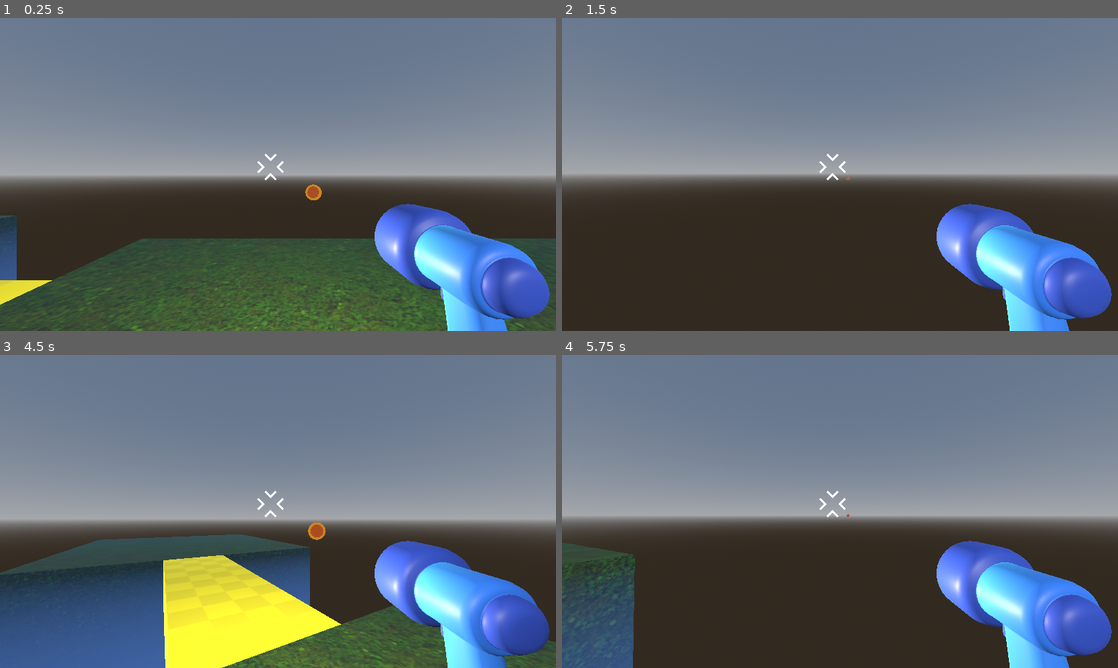
Above: before the commit, frames 1-4 (two rows, left to right).
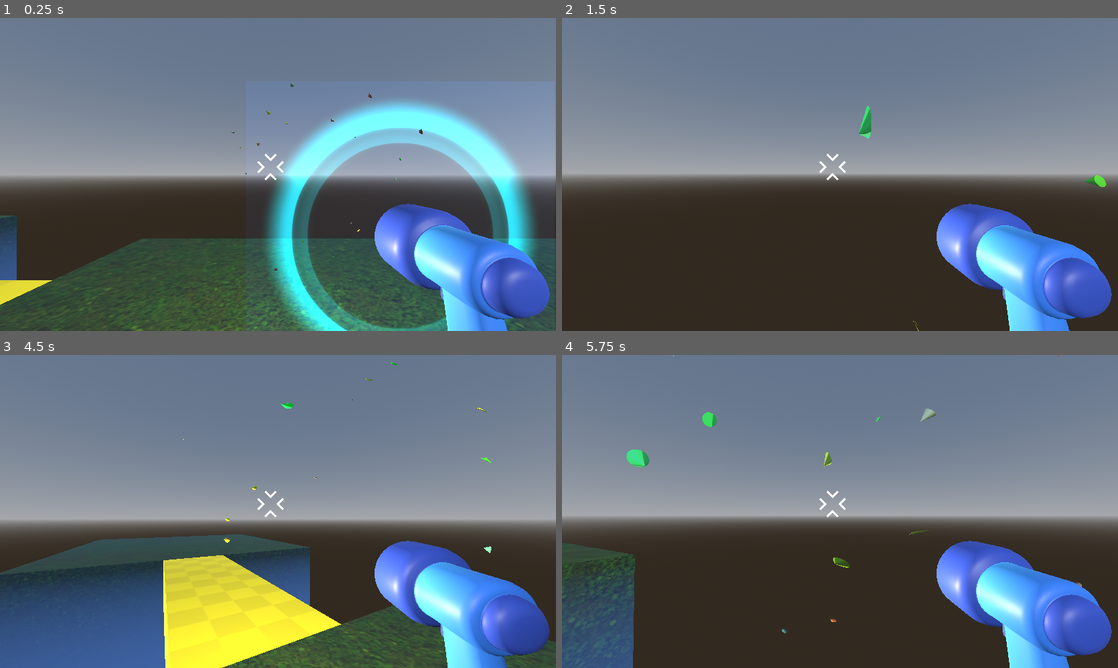
Above: after the commit, the same moments.

Repository: davidsullivanbfhs/FPS2026
Game: Godot game, scene res://Scenes/world.tscn
The game is run twice, just before and just after one commit, with the same random seed, the same clock (stepped at 60 frames per second) and the same inputs.
Inputs (mouse positions are in pixels of both pictures, inside the frame that each line leads up to):
- Up to frame 1 (0.25 s): no input
- Up to frame 2 (1.5 s): tap Enter (ui_accept) at 0.5 s; move the mouse to (867, 174) at 0.52 s; press the mouse at (867, 174) at 0.53 s; hold W (move_forward) from 0.53 s (still down); tap Space (jump) at 0.77, 0.8, 1.07, 1.35 s; move the mouse to (812, 174) at 1.27 s; release the mouse at (812, 174) at 1.28 s
- Up to frame 3 (4.5 s): keep holding W (move_forward); tap Space (jump) at 1.52, 1.82, 2.3, 3.02, 3.32, 3.6, 3.77, 4.07 s; click (250, 511) at 1.55 s; move the mouse to (289, 505) at 2.02 s; press the mouse at (289, 505) at 2.03 s; move the mouse to (272, 517) at 2.77 s; release the mouse at (272, 517) at 2.78 s; click (272, 517) at 2.85 s; tap Enter (ui_accept) at 3.5 s; move the mouse to (316, 514) at 3.52 s; tap R (restart) at 4.25 s; move the mouse to (233, 508) at 4.27 s; click (233, 508) at 4.35 s
- Up to frame 4 (5.75 s): keep holding W (move_forward); tap Space (jump) at 4.52, 4.82, 5.3 s; move the mouse to (845, 511) at 5.02 s; press the mouse at (845, 511) at 5.03 s

The runs differ from the first frame. In frame 1, 13% of the frame differs, in the area x 41-98%, y 20-100%; in frame 2, 0.2%; in frame 3, 0.2%; in frame 4, 0.5%.

Commit message:
particles

Diff:
--- a/Scenes/player.tscn
+++ b/Scenes/player.tscn
@@ -1,11 +1,114 @@
-[gd_scene load_steps=6 format=3 uid="uid://b1awsk6vk15sx"]
+[gd_scene load_steps=27 format=3 uid="uid://b1awsk6vk15sx"]
 
 [ext_resource type="Script" path="res://Scripts/player.gd" id="1_o8as2"]
 [ext_resource type="PackedScene" uid="uid://05lkv55tfgjw" path="res://Assets/Models/gun_model.glb" id="2_sm74q"]
-[ext_resource type="PackedScene" uid="uid://rqf2cn7yxexa" path="res://Scenes/projectile.tscn" id="3_7iljp"]
+[ext_resource type="PackedScene" uid="uid://rqf2cn7yxexa" path="res://Scenes/projectile.tscn" id="3_rm5jg"]
 [ext_resource type="Texture2D" uid="uid://brqc5p3w3e8aa" path="res://Assets/Textures/reticle.png" id="3_u7538"]
+[ext_resource type="Texture2D" uid="uid://cqh3fxr5p55pe" path="res://Assets/Textures/circle_03.png" id="4_c86at"]
 
 [sub_resource type="CapsuleShape3D" id="CapsuleShape3D_da63s"]
+
+[sub_resource type="ParticleProcessMaterial" id="ParticleProcessMaterial_4l2s1"]
+direction = Vector3(0, 0, 1)
+initial_velocity_min = 1.0
+initial_velocity_max = 2.0
+gravity = Vector3(0, 0, 0)
+scale_min = 0.1
+scale_max = 0.2
+turbulence_enabled = true
+
+[sub_resource type="SphereMesh" id="SphereMesh_fiehl"]
+
+[sub_resource type="StandardMaterial3D" id="StandardMaterial3D_mw17d"]
+transparency = 1
+vertex_color_use_as_albedo = true
+
+[sub_resource type="Curve" id="Curve_crpg4"]
+_data = [Vector2(0.00991735, 0.0177604), 0.0, 9.63931, 0, 0, Vector2(0.208264, 1), 0.0, 0.0, 0, 0, Vector2(1, 0), 0.0, 0.0, 0, 0]
+point_count = 3
+
+[sub_resource type="CurveTexture" id="CurveTexture_kipic"]
+curve = SubResource("Curve_crpg4")
+
+[sub_resource type="Gradient" id="Gradient_y3oqt"]
+offsets = PackedFloat32Array(0, 0.995272)
+colors = PackedColorArray(1, 0.810167, 0.33, 1, 1, 0, 0, 1)
+
+[sub_resource type="GradientTexture1D" id="GradientTexture1D_12gpl"]
+gradient = SubResource("Gradient_y3oqt")
+
+[sub_resource type="Curve" id="Curve_cscmf"]
+max_value = 10.0
+_data = [Vector2(0, 0), 0.0, 0.0, 0, 0, Vector2(1, 10), 0.0, 0.0, 0, 0]
+point_count = 2
+
+[sub_resource type="CurveTexture" id="CurveTexture_ds6yr"]
+curve = SubResource("Curve_cscmf")
+
+[sub_resource type="ParticleProcessMaterial" id="ParticleProcessMaterial_h8nsy"]
+emission_shape_offset = Vector3(0, 0.185, 0)
+emission_shape_scale = Vector3(10, 10, 10)
+angle_min = -71.7
+angle_max = 84.3
+direction = Vector3(0, 0, 1)
+initial_velocity_min = 10.0
+initial_velocity_max = 20.0
+gravity = Vector3(0, 0, 0)
+scale_min = 0.01
+scale_max = 0.1
+scale_curve = SubResource("CurveTexture_ds6yr")
+color_ramp = SubResource("GradientTexture1D_12gpl")
+alpha_curve = SubResource("CurveTexture_kipic")
+hue_variation_min = -1.0
+hue_variation_max = 1.0
+
+[sub_resource type="CylinderMesh" id="CylinderMesh_a0x5b"]
+top_radius = 0.0
+bottom_radius = 0.2
+height = 1.0
+
+[sub_resource type="StandardMaterial3D" id="StandardMaterial3D_cxbge"]
+transparency = 1
+blend_mode = 1
+shading_mode = 0
+vertex_color_use_as_albedo = true
+albedo_texture = ExtResource("4_c86at")
+albedo_texture_force_srgb = true
+billboard_keep_scale = true
+
+[sub_resource type="Curve" id="Curve_xcktk"]
+_data = [Vector2(0, 0.00602043), 0.0, 11.8378, 0, 0, Vector2(0.133884, 1), 0.0, 0.0, 0, 0, Vector2(0.424793, 1), 0.0, 0.0, 0, 0, Vector2(1, 0), 0.0, 0.0, 0, 0]
+point_count = 4
+
+[sub_resource type="CurveTexture" id="CurveTexture_wis66"]
+curve = SubResource("Curve_xcktk")
+
+[sub_resource type="Gradient" id="Gradient_26k4u"]
+colors = PackedColorArray(0, 1, 0.916667, 1, 0, 0.116667, 1, 1)
+
+[sub_resource type="GradientTexture1D" id="GradientTexture1D_b4e10"]
+gradient = SubResource("Gradient_26k4u")
+
+[sub_resource type="Curve" id="Curve_6qrye"]
+max_value = 10.0
+_data = [Vector2(0, 0), 0.0, 0.196118, 0, 0, Vector2(0.221488, 1.46899), 0.0, 0.0, 0, 0, Vector2(0.350413, 4.09091), 0.0, 0.0, 0, 0, Vector2(1, 1.89946), 0.0, 0.0, 0, 0]
+point_count = 4
+
+[sub_resource type="CurveTexture" id="CurveTexture_nhyj1"]
+curve = SubResource("Curve_6qrye")
+
+[sub_resource type="ParticleProcessMaterial" id="ParticleProcessMaterial_7aqck"]
+direction = Vector3(0, 0, 1)
+spread = 0.0
+gravity = Vector3(0, 0, 0)
+scale_curve = SubResource("CurveTexture_nhyj1")
+color_ramp = SubResource("GradientTexture1D_b4e10")
+alpha_curve = SubResource("CurveTexture_wis66")
+
+[sub_resource type="PlaneMesh" id="PlaneMesh_mgorr"]
+flip_faces = true
+size = Vector2(1, 1)
+orientation = 2
 
 [node name="Player" type="CharacterBody3D"]
 script = ExtResource("1_o8as2")
@@ -26,12 +129,37 @@
 transform = Transform3D(-0.5, 0, -4.37114e-08, 0, 0.5, 0, 4.37114e-08, 0, -0.5, 0, 0, 0)
 
 [node name="ProjectileSpawnPoint" type="Marker3D" parent="Camera3D/WeaponPlace/gun_model"]
+unique_name_in_owner = true
 transform = Transform3D(1, 0, 0, 0, 1, 0, 0, 0, 1, 0, 0, 0.6)
 
-[node name="Projectile" parent="Camera3D/WeaponPlace/gun_model/ProjectileSpawnPoint" instance=ExtResource("3_7iljp")]
+[node name="GPUParticles3D" type="GPUParticles3D" parent="Camera3D/WeaponPlace/gun_model/ProjectileSpawnPoint"]
+visible = false
+process_material = SubResource("ParticleProcessMaterial_4l2s1")
+draw_pass_1 = SubResource("SphereMesh_fiehl")
+
+[node name="Projectile" parent="Camera3D/WeaponPlace/gun_model/ProjectileSpawnPoint" instance=ExtResource("3_rm5jg")]
+visible = false
+
+[node name="ExplosionCOnes" type="GPUParticles3D" parent="Camera3D/WeaponPlace/gun_model/ProjectileSpawnPoint"]
+material_override = SubResource("StandardMaterial3D_mw17d")
+amount = 20
+explosiveness = 1.0
+randomness = 1.0
+transform_align = 2
+process_material = SubResource("ParticleProcessMaterial_h8nsy")
+draw_pass_1 = SubResource("CylinderMesh_a0x5b")
+
+[node name="2dTextureParticles" type="GPUParticles3D" parent="Camera3D/WeaponPlace/gun_model/ProjectileSpawnPoint"]
+material_override = SubResource("StandardMaterial3D_cxbge")
+amount = 2
+transform_align = 2
+process_material = SubResource("ParticleProcessMaterial_7aqck")
+draw_pass_1 = SubResource("PlaneMesh_mgorr")
 
 [node name="MuzzleLight" type="OmniLight3D" parent="Camera3D/WeaponPlace/gun_model"]
+unique_name_in_owner = true
 transform = Transform3D(2, 0, 0, 0, 2, 0, 0, 0, 2, 0, 0, 0.6)
+visible = false
 light_color = Color(1, 1, 0, 1)
 
 [node name="body" type="CSGBox3D" parent="."]
@@ -63,3 +191,7 @@
 grow_vertical = 2
 texture = ExtResource("3_u7538")
 expand_mode = 1
+
+[node name="BulletTimer" type="Timer" parent="."]
+wait_time = 0.2
+one_shot = true
--- a/Scripts/player.gd
+++ b/Scripts/player.gd
@@ -9,6 +9,7 @@
 @export var max_jumps:int = 2
 var jumps: int = 0
 
+@export var muzzle_flash_time: float = 0.1
 #shooting
 
 
@@ -58,16 +59,34 @@
 	if Input.is_action_just_pressed("jump") and jumps < max_jumps:#is_on_floor():
 		velocity.y = 10.0
 		# add to jumps
-		print("start = ", jumps)
+		#print("start = ", jumps)
 		jumps += 1
-		print("end = ", jumps)
+		#print("end = ", jumps)
 		# jumps is being zeroed out after the first time it is triggered
 
 	elif Input.is_action_just_released("jump") and velocity.y > 0.0:
 		velocity.y = 0.0
 
 	if is_on_floor():
-		print("zero jumps")
+		#print("zero jumps")
 		jumps = 0
 
 	move_and_slide()
+
+	if Input.is_action_pressed("shoot") and $BulletTimer.is_stopped():
+		shoot_bullet()
+
+func shoot_bullet():
+	#get a reference projectile scene
+	const BULLET_3D = preload("res://Scenes/projectile.tscn")
+	# instantiate
+	var new_bullet = BULLET_3D.instantiate()
+	# add instance as a child
+	%ProjectileSpawnPoint.add_child(new_bullet)
+	# connect to spawn location
+	new_bullet.transform = %ProjectileSpawnPoint.global_transform
+	# play sounds , turn on light , particles?
+	$BulletTimer.start()
+	%MuzzleLight.visible = true
+	await  get_tree().create_timer(0.1).timeout
+	%MuzzleLight.visible = false
Binary file added: Assets/Textures/circle_03.png
Not shown, added: Assets/Textures/circle_03.png.import
